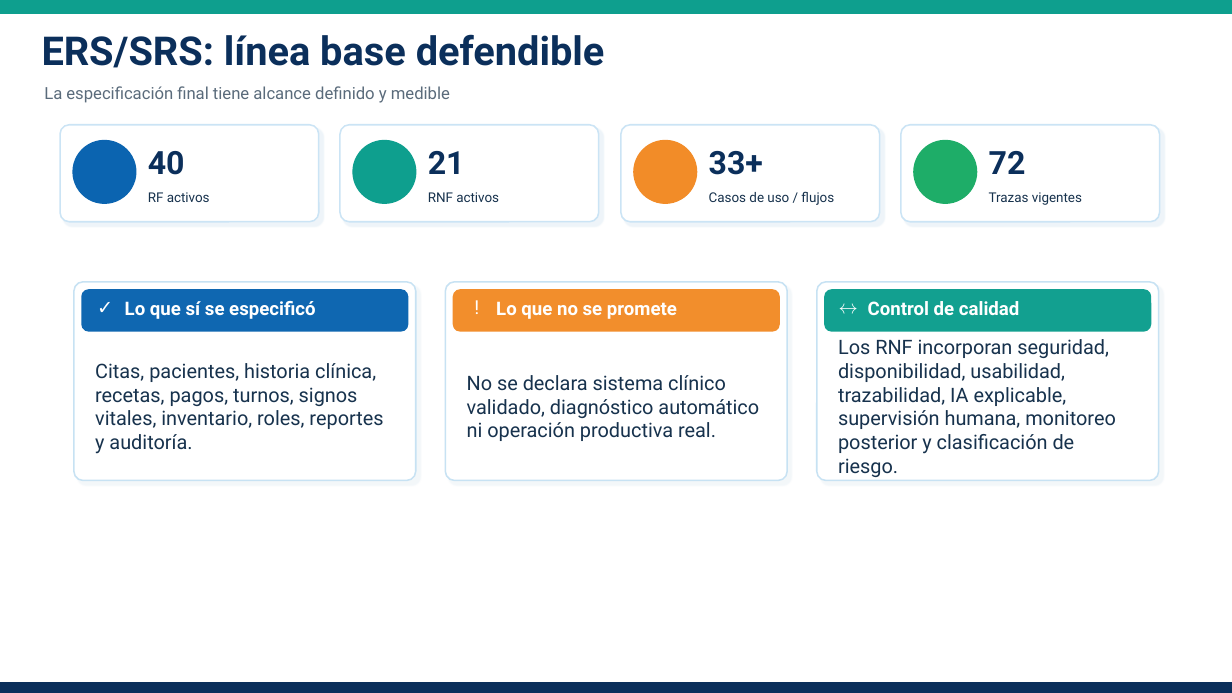
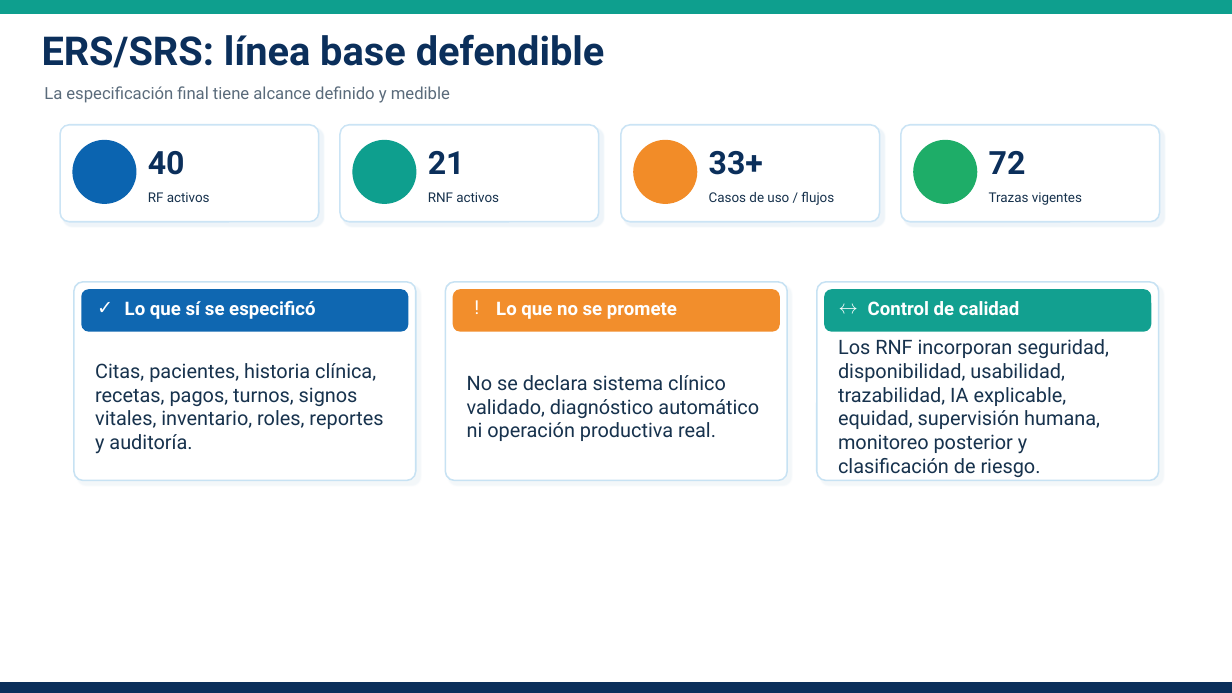
Before and after one commit to ptigasis-Alexander/MediCita_ISR401, a slide deck: slide 6 of 09_Defensa/MediCita_Defensa_Final.pptx. Drawn at 1232x693 pixels with LibreOffice and Linux fonts; fonts in the diff are those of the drawing. Boxes give left, top, right and bottom in pixels: in the first picture for what was removed or moved away, otherwise in the second. Text is boxed around its words. In the diff, an @@ line names an element or a change of style, - is before the commit and + after.

```diff
--- a/09_Defensa/MediCita_Defensa_Final.pptx
+++ b/09_Defensa/MediCita_Defensa_Final.pptx
@@ text at [838,339,1109,477]: text changed @@
-Los RNF incorporan seguridad, disponibilidad, usabilidad, trazabilidad, IA explicable, supervisión humana, monitoreo posterior y clasificación de riesgo.
+Los RNF incorporan seguridad, disponibilidad, usabilidad, trazabilidad, IA explicable, equidad, supervisión humana, monitoreo posterior y clasificación de riesgo.
```
Also in this commit, not shown: 3 other slides changed.
